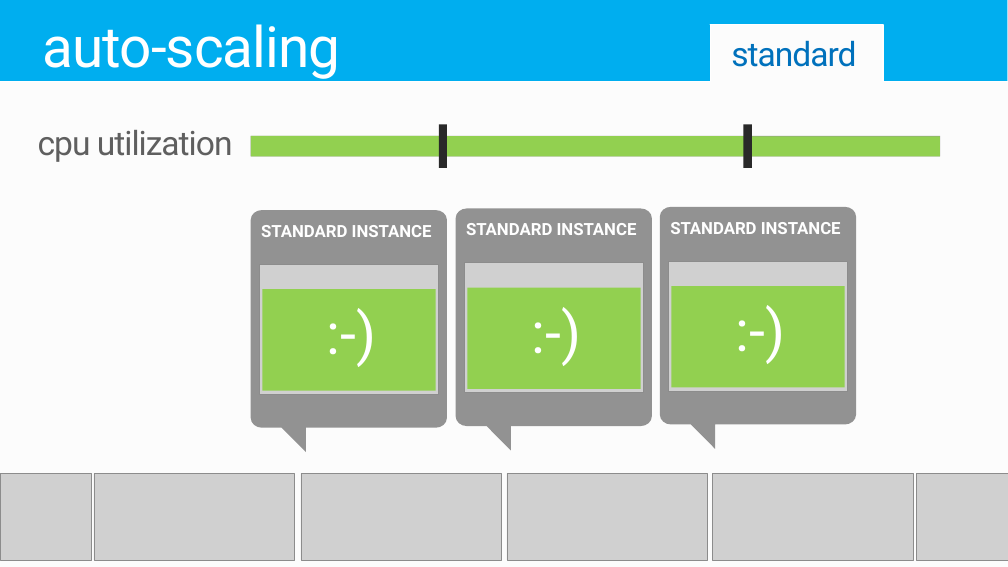
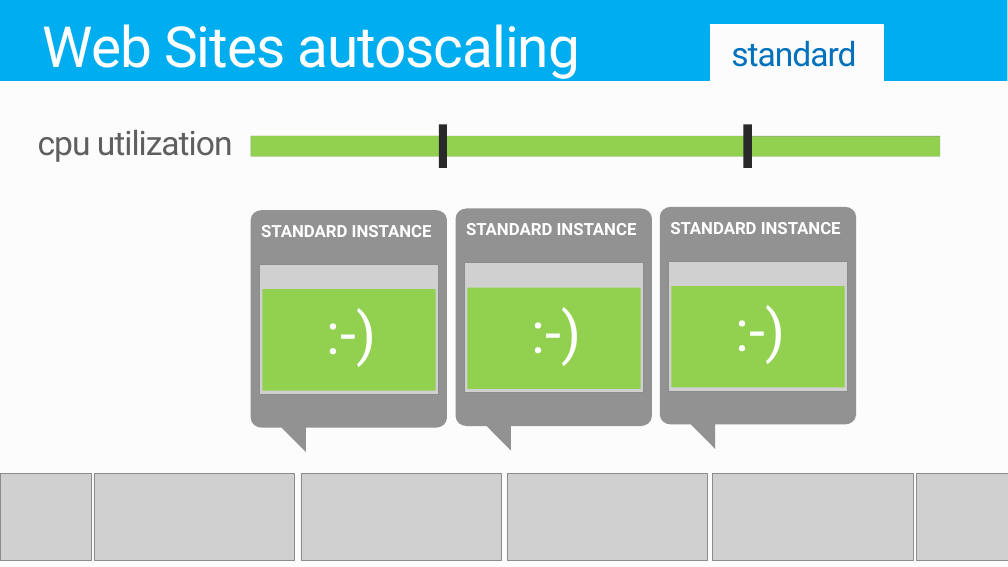
Before and after one commit to robdmoore/AzureWebAppsPresentation, a slide deck: slide 49 of Presentation.pptx (slide 33 before the commit). Drawn at 1008x567 pixels with LibreOffice and Linux fonts; fonts in the diff are those of the drawing; grey boxes stand for pictures; background and template pictures are left out. Boxes give left, top, right and bottom in pixels: in the first picture for what was removed or moved away, otherwise in the second. Text is boxed around its words. In the diff, an @@ line names an element or a change of style, - is before the commit and + after.

```diff
--- a/Presentation.pptx
+++ b/Presentation.pptx
@@ title at <box>43,24,580,82</box>: text changed @@
-auto-scaling
+Web Sites autoscaling
```
Also in this commit, not shown: 16 other slides changed, 14 slides added, 3 slides removed.
